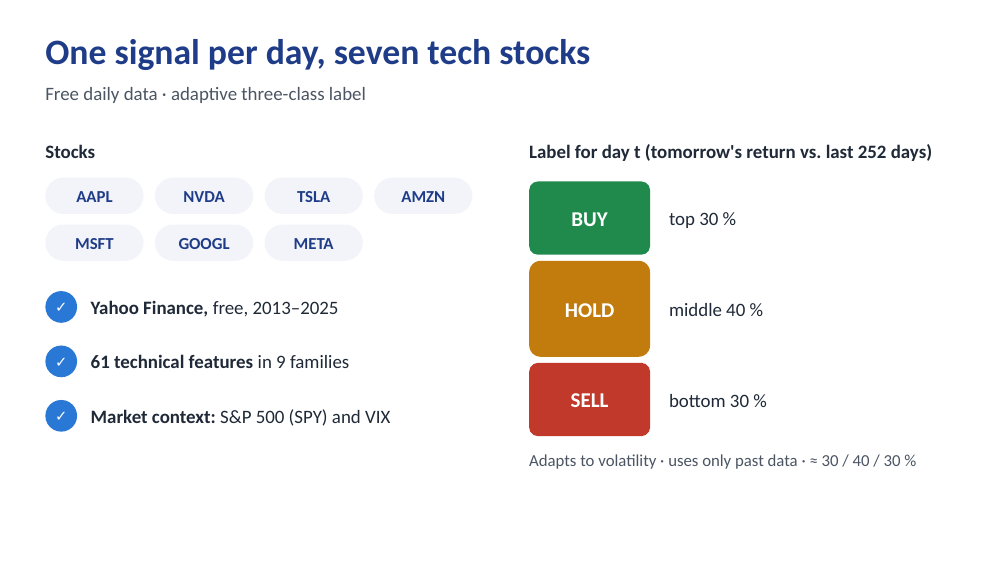
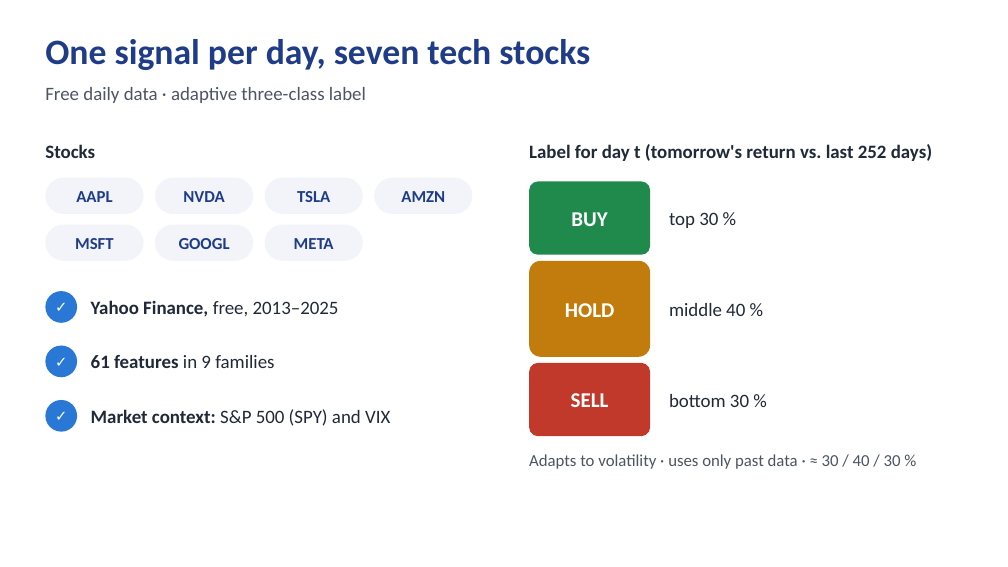
Before and after one commit to barudust/TT, a slide deck: slide 3 of PAPER_MICAI/presentacion_micai/MICAI2026_benchmark_trading_signals.pptx. Drawn at 1008x567 pixels with LibreOffice and Linux fonts; fonts in the diff are those of the drawing; background and template pictures are left out. Boxes give left, top, right and bottom in pixels: in the first picture for what was removed or moved away, otherwise in the second. Text is boxed around its words. In the diff, an @@ line names an element or a change of style, - is before the commit and + after.

```diff
--- a/PAPER_MICAI/presentacion_micai/MICAI2026_benchmark_trading_signals.pptx
+++ b/PAPER_MICAI/presentacion_micai/MICAI2026_benchmark_trading_signals.pptx
@@ text at (x1=91, y1=355, x2=274, y2=368): text changed; bold off @@
-61 technical features in 9 families
+61 features in 9 families
```
Also in this commit, not shown: 4 other slides changed, 24 other files.
